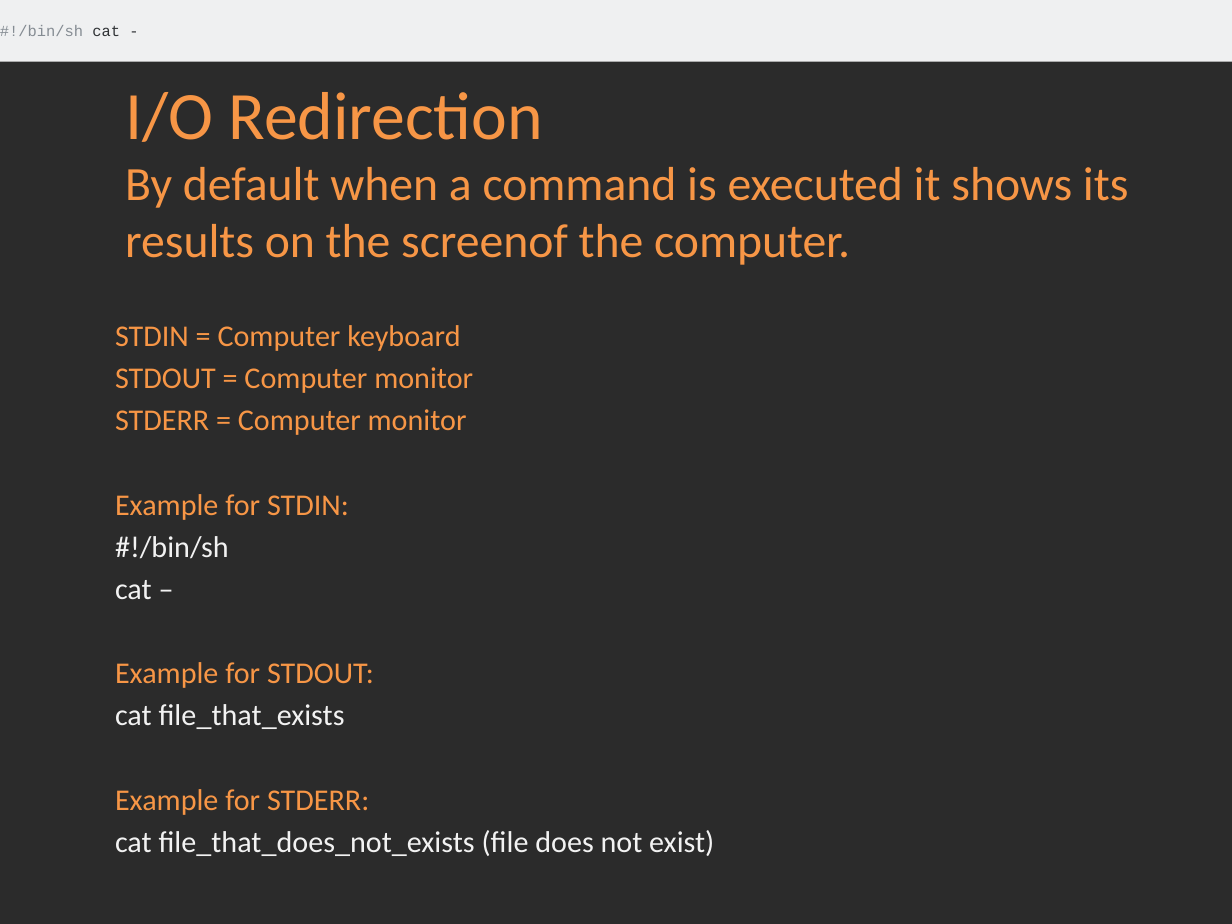
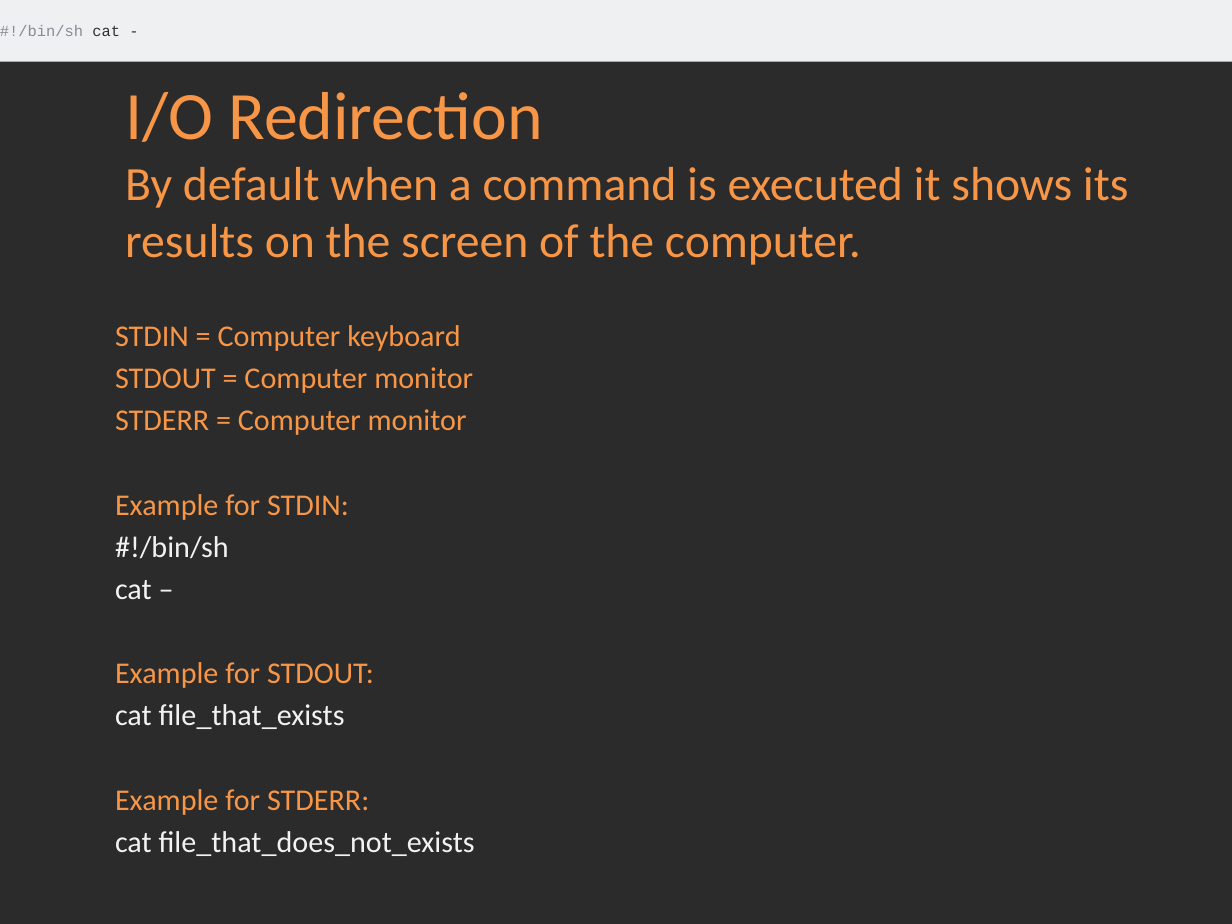
Before and after one commit to Academy-Soft-Intellect/Linux-Course, a slide deck: slide 3 of 2.Using_Essential_Tools/02-UsingEssentialTools.pptx. Drawn at 1232x924 pixels with LibreOffice and Linux fonts; fonts in the diff are those of the drawing; background and template pictures are left out; a plain dark background stands for a picture behind light text. Boxes give left, top, right and bottom in pixels: in the first picture for what was removed or moved away, otherwise in the second. Text is boxed around its words. In the diff, an @@ line names an element or a change of style, - is before the commit and + after.

```diff
--- a/2.Using_Essential_Tools/02-UsingEssentialTools.pptx
+++ b/2.Using_Essential_Tools/02-UsingEssentialTools.pptx
@@ title at (125, 92, 1129, 265): spaces changed @@
-I/O Redirection
-By default when a command is executed it shows its results on the screenof the computer.
+I/O Redirection
+By default when a command is executed it shows its results on the screen of the computer.
@@ text at (115, 831, 475, 856): text changed @@
-cat file_that_does_not_exists (file does not exist)
+cat file_that_does_not_exists
```
Also in this commit, not shown: 7 other slides changed, 3 other files.
